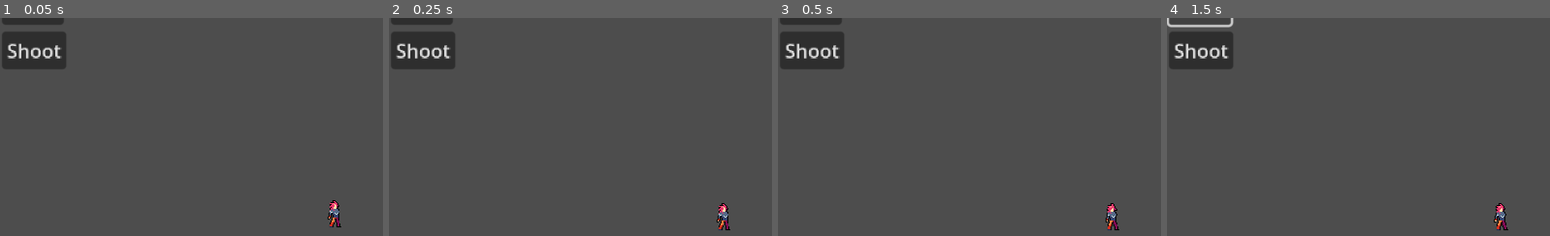
Above: before the commit, frames 1-4 (left to right).
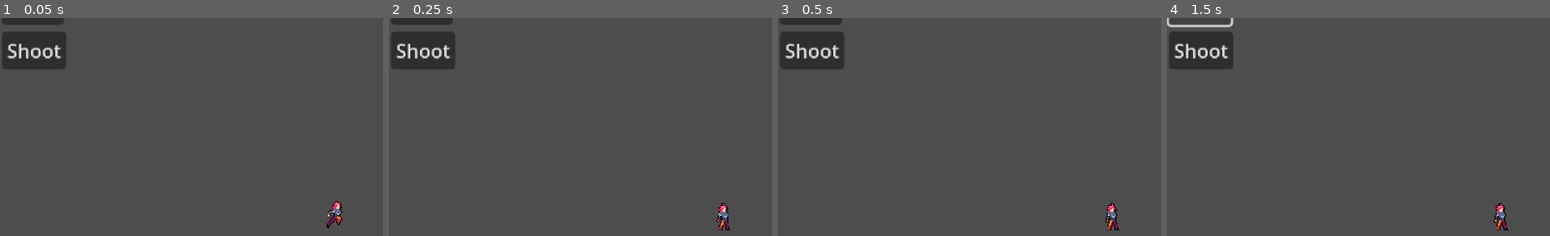
Above: after the commit, the same moments.

Repository: NeroDT67/Micojam14
Game: Godot game, scene res://test_sceane.tscn
Two runs of this game, one before a commit and one after it. Both use one fixed random seed, a clock stepped at 60 frames per second and the inputs below. The project has no main scene, so this scene is started directly.
Inputs:
- Up to frame 1 (0.05 s): no input
- Up to frame 2 (0.25 s): no input
- Up to frame 3 (0.5 s): no input
- Up to frame 4 (1.5 s): click "End Turn" at 0.5 s; click "Move" at 1.25 s
The pictures show only the part of the screen within x 0-50%, y 8-58%; the shares and areas given below are measured in that part.

The runs differ from the first frame. In frame 1, 0.3% of the frame differs, in the area x 85-90%, y 83-97%; in frame 2, nothing differs; in frame 3, nothing differs; in frame 4, nothing differs.

Commit message:
some fixs

Diff:
--- a/Characters/Lines.gd
+++ b/Characters/Lines.gd
@@ -61,6 +61,10 @@
 
 func ResetShootingLine():
 	ShootingLineIndex = 0
+
+	for i in ShootingLineArray:
+		i.queue_free()
+
 	ShootingLineArray.clear()
 
 
@@ -85,5 +89,5 @@
 
 
 func hideShootingLine():
-	for i in ShootingLineArray.size():
-		ShootingLineArray[i].visible = false
+	for i in ShootingLineArray:
+		i.visible = false
--- a/Characters/PunkSpritFrame.tres
+++ b/Characters/PunkSpritFrame.tres
@@ -1,8 +1,9 @@
-[gd_resource type="SpriteFrames" load_steps=18 format=3 uid="uid://vhdlgkc4jcpe"]
+[gd_resource type="SpriteFrames" load_steps=23 format=3 uid="uid://vhdlgkc4jcpe"]
 
 [ext_resource type="Texture2D" uid="uid://bftgq8ascw4v3" path="res://Assets/free-guns-for-cyberpunk-characters-pixel-art/1 Characters/2 Punk/Jump1.png" id="1_f8w5w"]
 [ext_resource type="Texture2D" uid="uid://cgk20l5pox0gi" path="res://Assets/free-guns-for-cyberpunk-characters-pixel-art/1 Characters/2 Punk/Idle1.png" id="1_iq0lw"]
 [ext_resource type="Texture2D" uid="uid://2w7b4b0cnbgy" path="res://Assets/free-guns-for-cyberpunk-characters-pixel-art/1 Characters/2 Punk/Run1.png" id="2_m0e4f"]
+[ext_resource type="Texture2D" uid="uid://djblv0005njy4" path="res://Assets/free-guns-for-cyberpunk-characters-pixel-art/1 Characters/2 Punk/Sitdown1.png" id="4_f4esq"]
 
 [sub_resource type="AtlasTexture" id="AtlasTexture_wsxea"]
 atlas = ExtResource("1_iq0lw")
@@ -59,6 +60,22 @@
 [sub_resource type="AtlasTexture" id="AtlasTexture_0mi0u"]
 atlas = ExtResource("2_m0e4f")
 region = Rect2(240, 14, 24, 34)
+
+[sub_resource type="AtlasTexture" id="AtlasTexture_v154d"]
+atlas = ExtResource("4_f4esq")
+region = Rect2(0, 11, 26, 37)
+
+[sub_resource type="AtlasTexture" id="AtlasTexture_7xihf"]
+atlas = ExtResource("4_f4esq")
+region = Rect2(49, 11, 26, 37)
+
+[sub_resource type="AtlasTexture" id="AtlasTexture_veqlc"]
+atlas = ExtResource("4_f4esq")
+region = Rect2(98, 11, 26, 37)
+
+[sub_resource type="AtlasTexture" id="AtlasTexture_s7bg0"]
+atlas = ExtResource("4_f4esq")
+region = Rect2(147, 11, 26, 37)
 
 [resource]
 animations = [{
@@ -118,4 +135,21 @@
 "loop": true,
 "name": &"Run",
 "speed": 5.0
+}, {
+"frames": [{
+"duration": 1.0,
+"texture": SubResource("AtlasTexture_v154d")
+}, {
+"duration": 1.0,
+"texture": SubResource("AtlasTexture_7xihf")
+}, {
+"duration": 1.0,
+"texture": SubResource("AtlasTexture_veqlc")
+}, {
+"duration": 1.0,
+"texture": SubResource("AtlasTexture_s7bg0")
+}],
+"loop": true,
+"name": &"T-Bag",
+"speed": 5.0
 }]
--- a/Characters/punk.gd
+++ b/Characters/punk.gd
@@ -50,7 +50,7 @@
 		#print(targetPosition.x)
 		#print(targetPosition.y)
 
-		if position.distance_to(targetPosition) < 10:
+		if position.x - targetPosition.x < 10:
 			MoveLineIndex += 1
 			calcutateTargetPosition()
 
@@ -58,12 +58,12 @@
 		velocity.x = move_toward(velocity.x, 0, SPEED)
 
 	#print(targetPosition.y - startPosition.y)
-	if is_on_floor() and (targetPosition.y - startPosition.y) < -10 and moving:
+	if is_on_floor() and (targetPosition.y - startPosition.y) < -20 and moving:
 		velocity.y = JUMP_VELOCITY
 
 	for i in range(ShootingPos.size()):
 
-		if ShootingPos[i].distance_to(position) < 10:
+		if ShootingPos[i].distance_to(position) < 20:
 			Shoot(ShootingPos[i], ShootingAngle[i])
 			ShootingPos.remove_at(i)
 			ShootingAngle.remove_at(i)
@@ -83,12 +83,11 @@
 		anim.flip_h = AnimFlip
 
 		anim.play("Run")
+	else:
+		anim.play("Idle")
 
 	if sqrt(velocity.y * velocity.y) > 5:
 		anim.play("Jump")
-
-	if velocity.x == 0:
-		anim.play("Idle")
 
 
 	move_and_slide()
--- a/Characters/punk.tscn
+++ b/Characters/punk.tscn
@@ -18,8 +18,8 @@
 
 [node name="AnimatedSprite2D" type="AnimatedSprite2D" parent="."]
 sprite_frames = ExtResource("1_43nld")
-animation = &"Idle"
-frame_progress = 0.170725
+animation = &"Run"
+frame_progress = 0.0207654
 
 [node name="Lines" type="Node2D" parent="."]
 script = ExtResource("3_y1yqh")
--- a/UI/gameplay_ui.tscn
+++ b/UI/gameplay_ui.tscn
@@ -37,6 +37,7 @@
 text = "Move"
 
 [node name="shoot" type="Button" parent="."]
+layout_mode = 0
 offset_left = 5.0
 offset_top = 125.0
 offset_right = 58.0
--- a/test_sceane.tscn
+++ b/test_sceane.tscn
@@ -24,11 +24,15 @@
 [node name="Punk" parent="." instance=ExtResource("1_t1sl5")]
 position = Vector2(828, 573)
 
+[node name="CollisionShape2D" parent="Punk" index="0"]
+debug_color = Color(0.867316, 0.222124, 0.687125, 0.42)
+
 [node name="Ui" type="Control" parent="."]
 layout_mode = 3
 anchors_preset = 0
 offset_right = 1920.0
 offset_bottom = 1080.0
+metadata/_edit_lock_ = true
 
 [node name="GameplayUi" parent="Ui" instance=ExtResource("2_7m4m8")]
 layout_mode = 1
